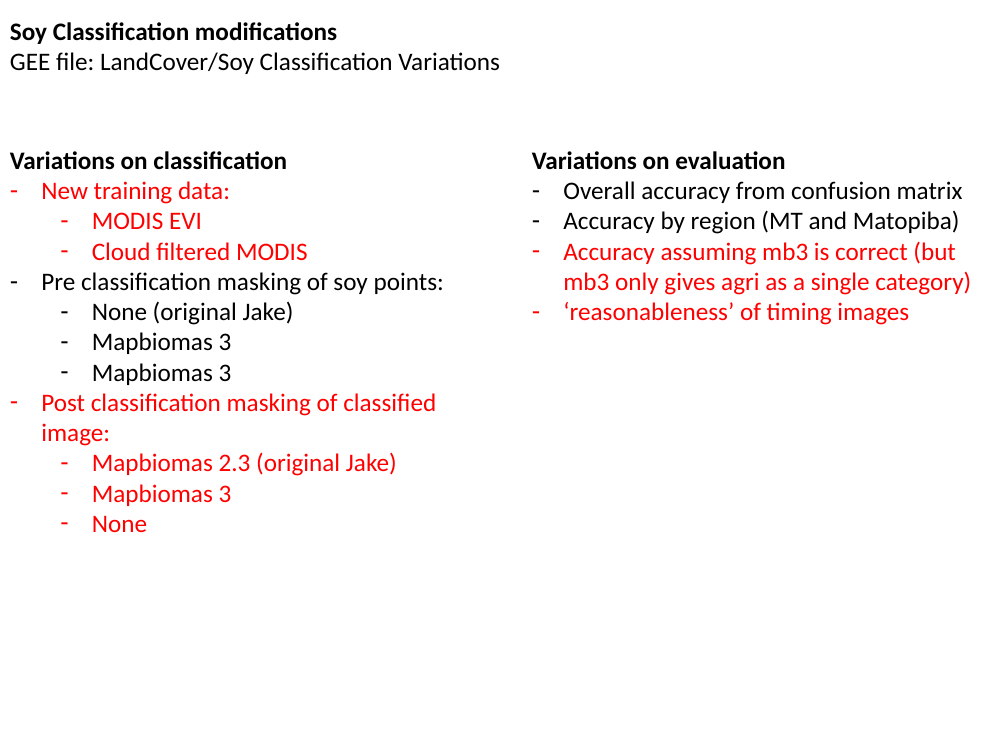
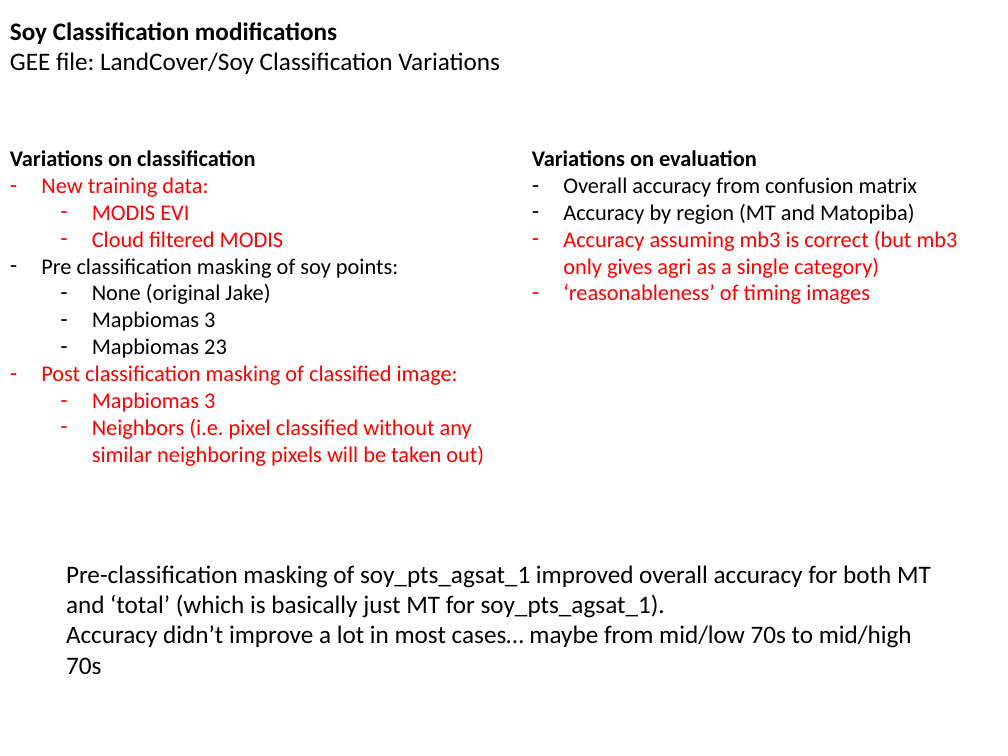
Before and after one commit to minghui-zhang/Meeting, a slide deck: slide 7 of January 19 2019.pptx. Drawn at 1008x756 pixels with LibreOffice and Linux fonts; fonts in the diff are those of the drawing. Boxes give left, top, right and bottom in pixels: in the first picture for what was removed or moved away, otherwise in the second. Text is boxed around its words. In the diff, an @@ line names an element or a change of style, - is before the commit and + after.

Commit message:
jan 16

```diff
--- a/January 19 2019.pptx
+++ b/January 19 2019.pptx
@@ text "Variations on evaluation" at (532, 150, 958, 304): size 18 to 16 pt @@
@@ text at (10, 150, 398, 412): size 18 to 16 pt in "Variations on classification", "New training data:", "MODIS EVI", "Cloud filtered MODIS" and 4 more places; text colour #000000 to #FF0000 in "Mapbiomas 3" @@
@@ text at (41, 338, 458, 385): paragraphs added @@
+  – Mapbiomas 23
+– Post classification masking of classified image:
@@ text at (92, 419, 484, 466): text changed; size 18 to 16 pt @@
-– Post classification masking of classified image:
-  – Mapbiomas 2.3 (original Jake)
-  – Mapbiomas 3
-  – None
+  – Neighbors (i.e. pixel classified without any similar neighboring pixels will be taken out)
@@ text added at (66, 565, 931, 675), 18 pt, text #000000 @@
+Pre-classification masking of soy_pts_agsat_1 improved overall accuracy for both MT and ‘total’ (which is basically just MT for soy_pts_agsat_1).
+Accuracy didn’t improve a lot in most cases… maybe from mid/low 70s to mid/high 70s
```
Also in this commit, not shown: 2 other slides changed.
